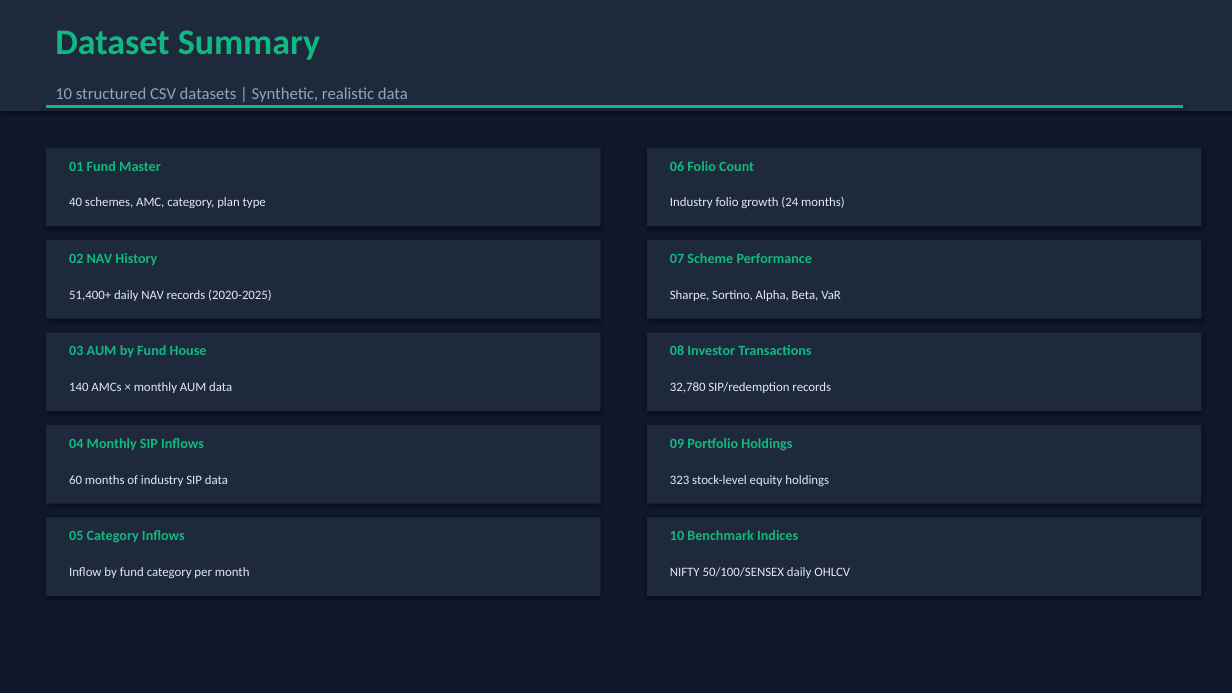
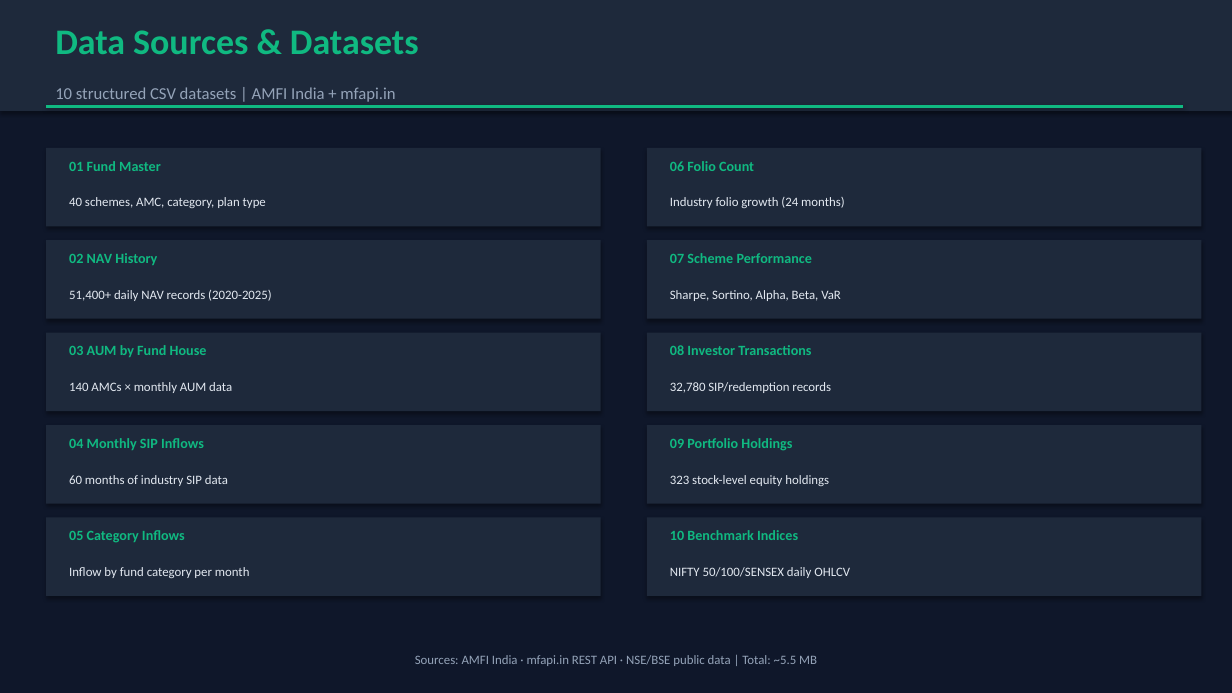
Before and after one commit to KunalGupta28/Capstone-Project-I---Mutual-Fund-Analytics, a slide deck: slide 3 of reports/Presentation.pptx. Drawn at 1232x693 pixels with LibreOffice and Linux fonts; fonts in the diff are those of the drawing. Boxes give left, top, right and bottom in pixels: in the first picture for what was removed or moved away, otherwise in the second. Text is boxed around its words. In the diff, an @@ line names an element or a change of style, - is before the commit and + after.

```diff
--- a/reports/Presentation.pptx
+++ b/reports/Presentation.pptx
@@ text at (55, 30, 419, 54): text changed @@
-Dataset Summary
+Data Sources & Datasets
@@ text at (55, 87, 395, 102): text changed @@
-10 structured CSV datasets | Synthetic, realistic data
+10 structured CSV datasets | AMFI India + mfapi.in
@@ text added at (415, 655, 817, 666), 10 pt, text #94A3B8 @@
+Sources: AMFI India · mfapi.in REST API · NSE/BSE public data | Total: ~5.5 MB
```
Also in this commit, not shown: 4 other slides changed, 4 slides added, 1 slide removed, 22 other files.
